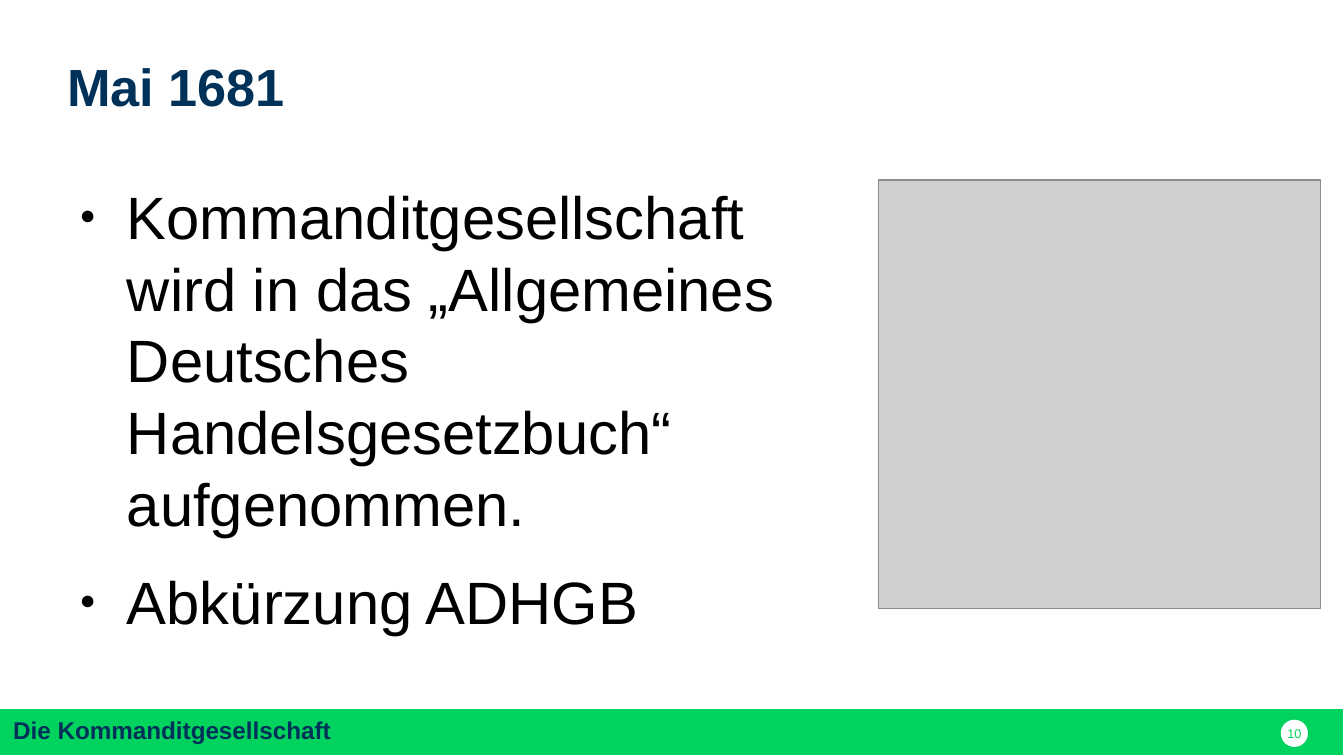
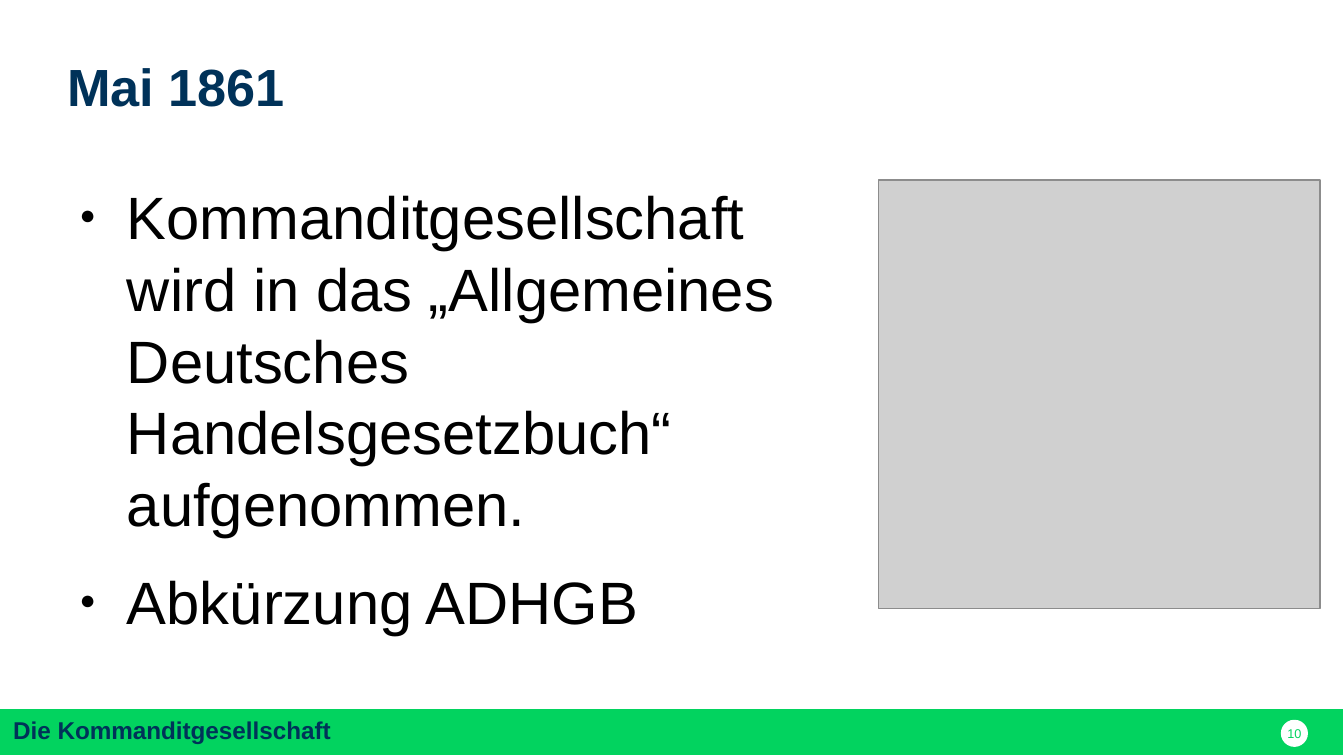
Before and after one commit to nodeg/exercises, a slide deck: slide 10 of FINAL_Referat_BWP_FINAL.pptx. Drawn at 1344x756 pixels with LibreOffice and Linux fonts; fonts in the diff are those of the drawing; grey boxes stand for pictures. Boxes give left, top, right and bottom in pixels: in the first picture for what was removed or moved away, otherwise in the second. Text is boxed around its words. In the diff, an @@ line names an element or a change of style, - is before the commit and + after.

Commit message:
1681->1861

```diff
--- a/FINAL_Referat_BWP_FINAL.pptx
+++ b/FINAL_Referat_BWP_FINAL.pptx
@@ text at <box>67,68,285,107</box>: text changed @@
-Mai 1681
+Mai 1861
```
Also in this commit, not shown: 1 other slide changed.
